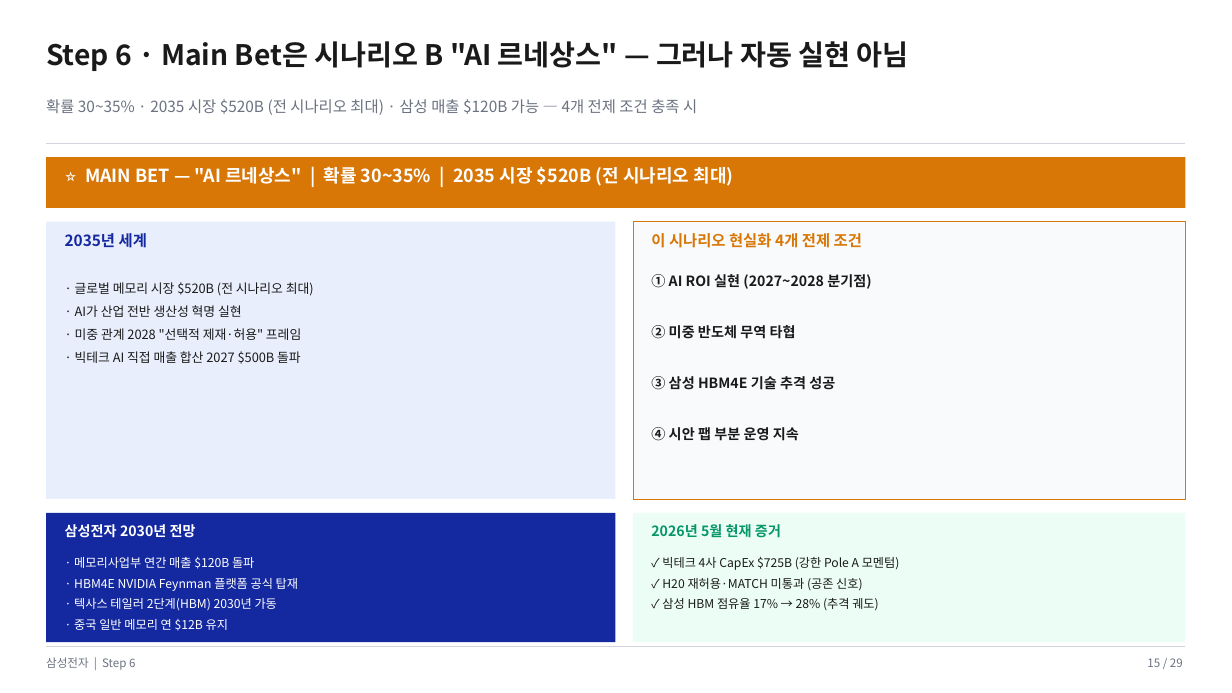
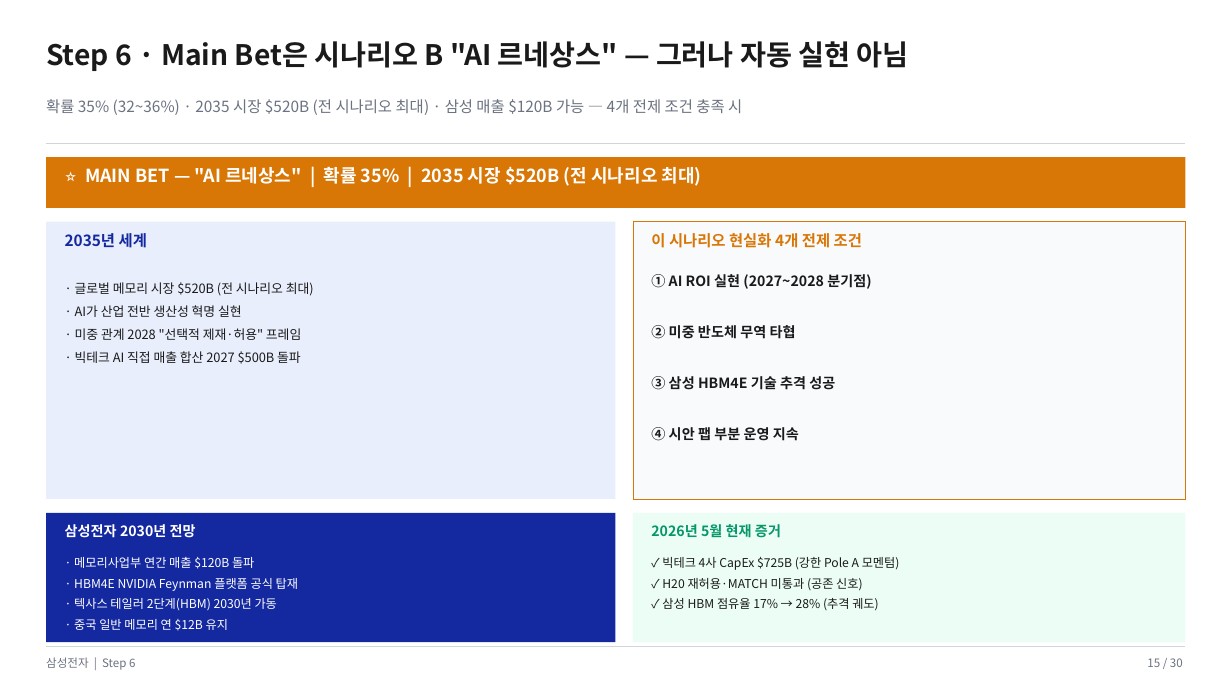
Before and after one commit to k31001/action-learning, a slide deck: slide 15 of outputs/presentation/samsung-memory-scenario-planning.pptx. Drawn at 1232x693 pixels with LibreOffice and Linux fonts; fonts in the diff are those of the drawing. Boxes give left, top, right and bottom in pixels: in the first picture for what was removed or moved away, otherwise in the second. Text is boxed around its words. In the diff, an @@ line names an element or a change of style, - is before the commit and + after.

```diff
--- a/outputs/presentation/samsung-memory-scenario-planning.pptx
+++ b/outputs/presentation/samsung-memory-scenario-planning.pptx
@@ text at box(46, 99, 742, 115): text changed @@
-확률 30~35% · 2035 시장 $520B (전 시나리오 최대) · 삼성 매출 $120B 가능 — 4개 전제 조건 충족 시
+확률 35% (32~36%) · 2035 시장 $520B (전 시나리오 최대) · 삼성 매출 $120B 가능 — 4개 전제 조건 충족 시
@@ text at box(85, 166, 702, 186): text changed @@
-⭐ MAIN BET — "AI 르네상스" | 확률 30~35% | 2035 시장 $520B (전 시나리오 최대)
+⭐ MAIN BET — "AI 르네상스" | 확률 35% | 2035 시장 $520B (전 시나리오 최대)
@@ text at box(1147, 658, 1183, 667): text changed @@
-15 / 29
+15 / 30
```
Also in this commit, not shown: 27 other slides changed, 1 slide added, 5 other files.
